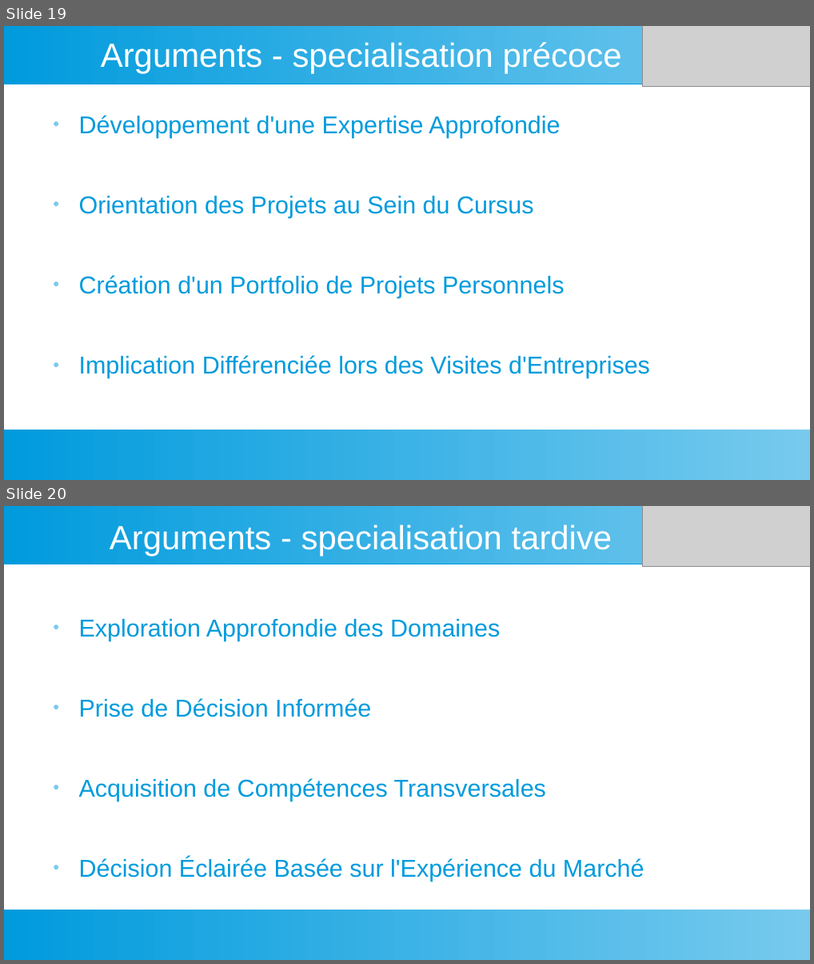
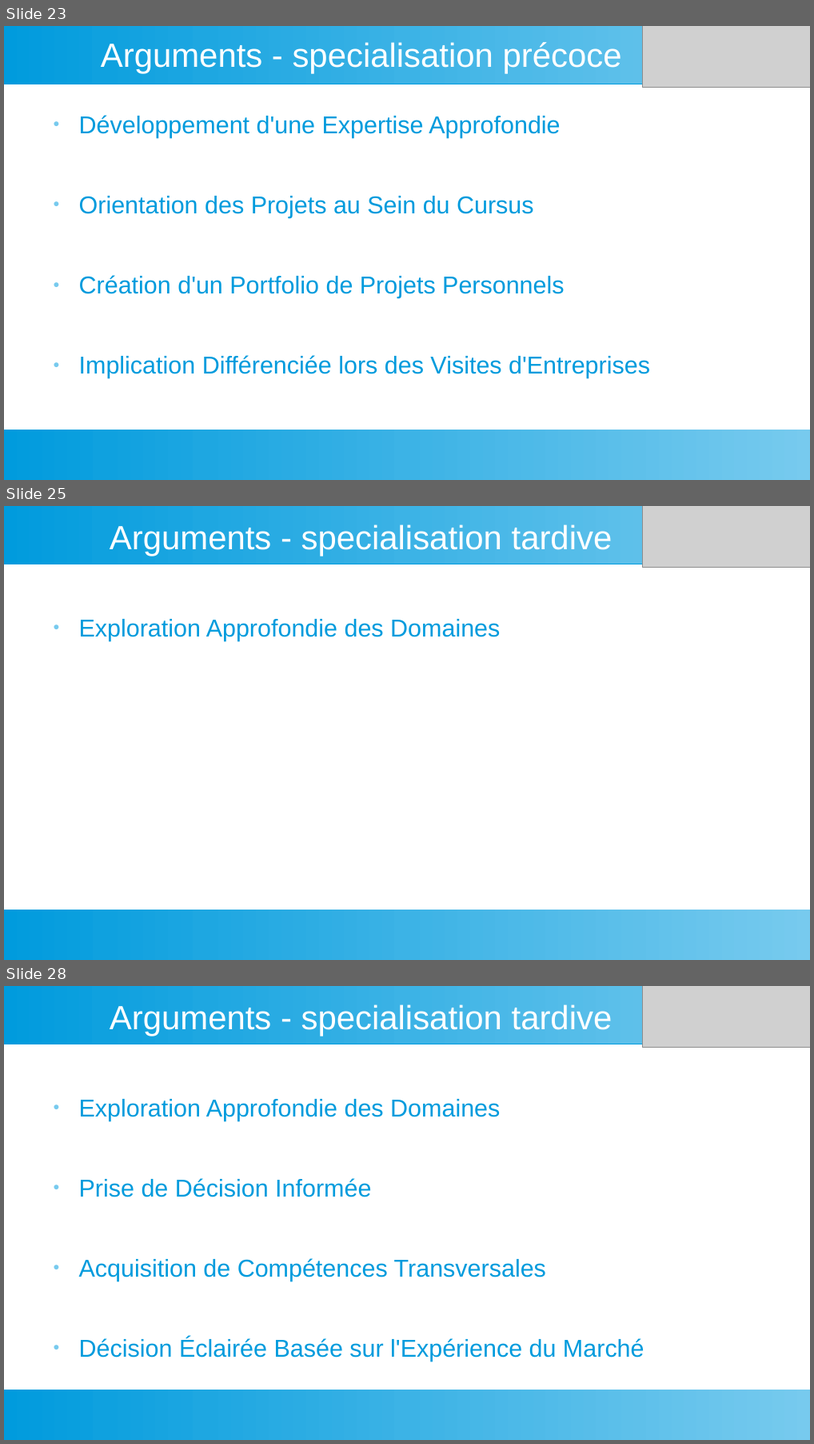
Before and after one commit to dansylvain/market_study_pres00, a slide deck: presentation specialisation pro.odp. Shown one above the other, each under a label of ours: slides 19 and 20 before the commit, slides 23, 25 and 28 after it; the slides between them are not shown. The pictures are 814x964 and 814x1444 pixels, drawn with LibreOffice and Linux fonts; fonts in the diff are those of the drawing; grey boxes stand for pictures. Boxes give left, top, right and bottom in pixels: in the first picture for what was removed or moved away, otherwise in the second. Text is boxed around its words. In the diff, an @@ line names an element or a change of style, - is before the commit and + after.

```diff
--- a/presentation specialisation pro.odp
+++ b/presentation specialisation pro.odp
@@ slide 25 added at (4,506,810,960), background #FFFFFF; not listed: 2 template elements that a slide beside it also shows @@
@@ title added at (110,524,613,556), 33 pt, text #FFFFFF @@
+Arguments - specialisation tardive
@@ picture added at (643,506,810,567) @@
@@ text added at (79,619,500,641), 24 pt, text #009BDD @@
+● Exploration Approfondie des Domaines
@@ what was slide 19 is now slide 23 @@
@@ what was slide 20 is now slide 28 @@
```
Also in this commit, not shown: 8 other slides added, 1 other file.
